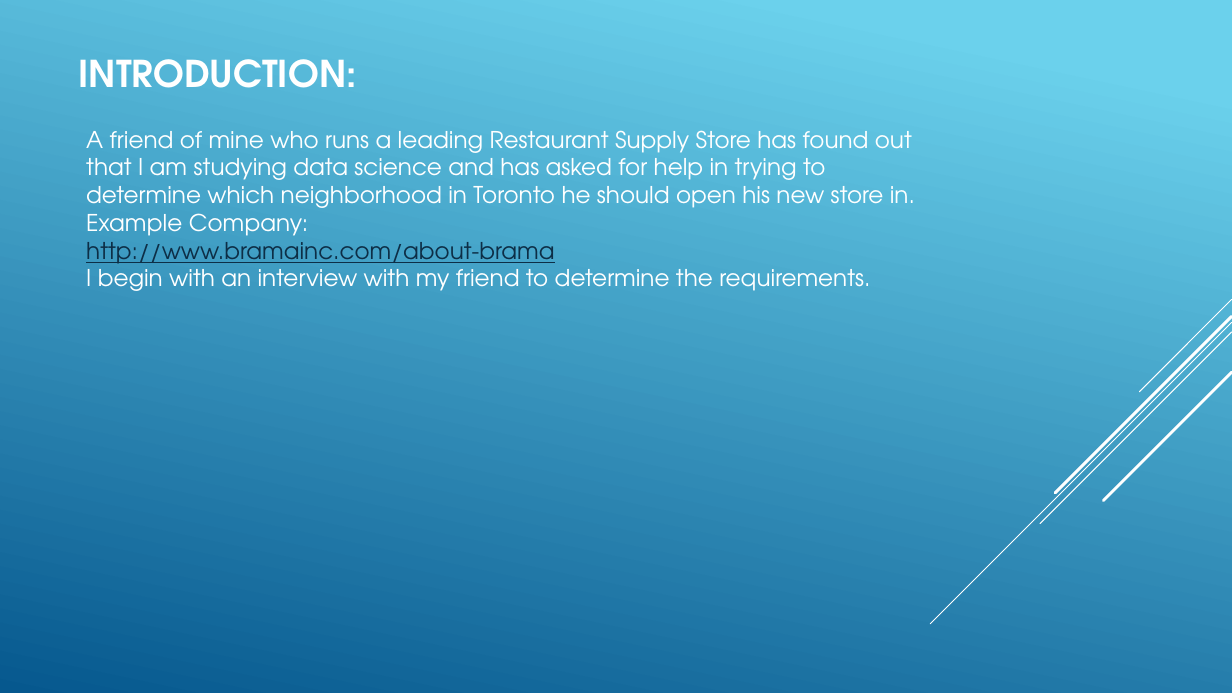
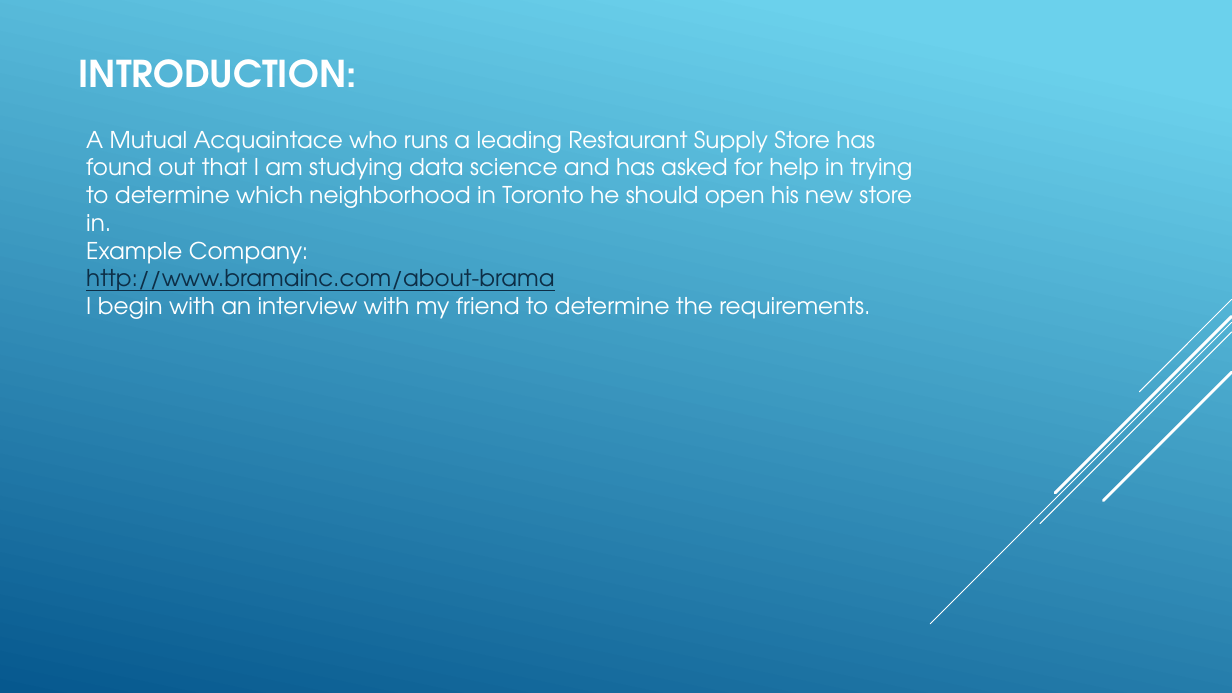
Before and after one commit to NIKHIL-CREATOR-SINHA/Coursera_Capstone, a slide deck: slide 2 of Week5/Nikhil_Capstone.pptx. Drawn at 1232x693 pixels with LibreOffice and Linux fonts; fonts in the diff are those of the drawing. Boxes give left, top, right and bottom in pixels: in the first picture for what was removed or moved away, otherwise in the second. Text is boxed around its words. In the diff, an @@ line names an element or a change of style, - is before the commit and + after.

```diff
--- a/Week5/Nikhil_Capstone.pptx
+++ b/Week5/Nikhil_Capstone.pptx
@@ text at (86, 130, 912, 319): text changed @@
-A friend of mine who runs a leading Restaurant Supply Store has found out that I am studying data science and has asked for help in trying to determine which neighborhood in Toronto he should open his new store in.
-Example Company:
-http://www.bramainc.com/about-brama
-I begin with an interview with my friend to determine the requirements.
+A Mutual Acquaintace who runs a leading Restaurant Supply Store has found out that I am studying data science and has asked for help in trying to determine which neighborhood in Toronto he should open his new store in.
+Example Company:
+http://www.bramainc.com/about-brama
+I begin with an interview with my friend to determine the requirements.
```
Also in this commit, not shown: 7 other files.
